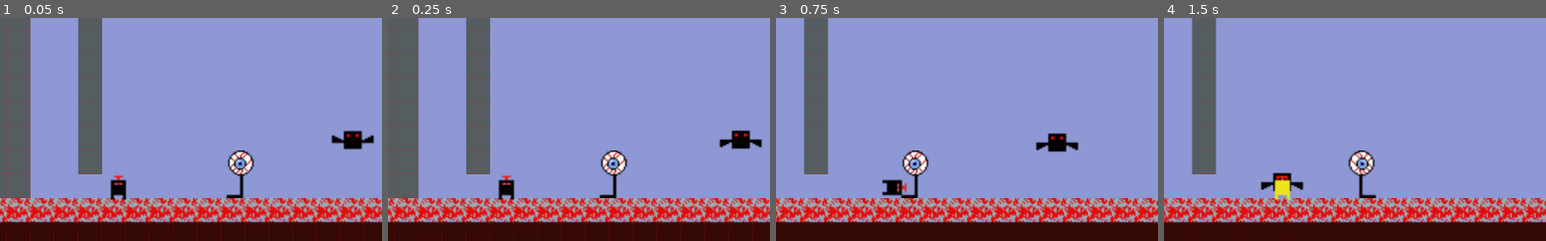
Above: before the commit, frames 1-4 (left to right).
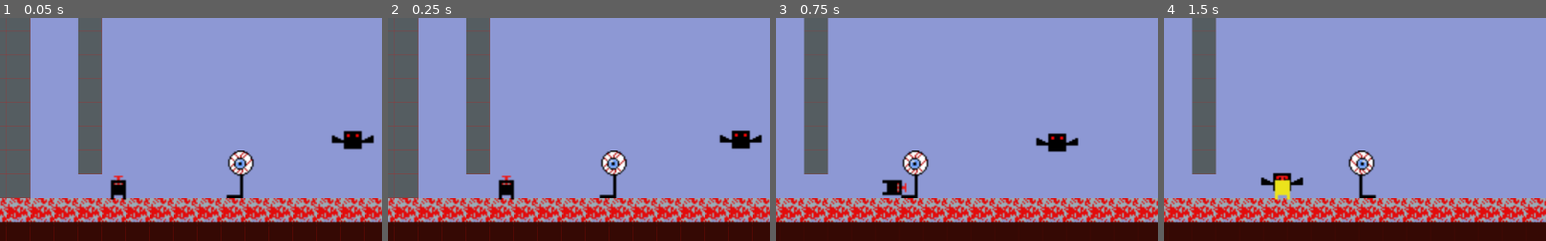
Above: after the commit, the same moments.

Repository: tompasini/Born4Lazers
Game: Godot game, scene res://Worlds/Red World/RedLevel1.tscn
Two runs of this game, one before a commit and one after it. Both use one fixed random seed, a clock stepped at 60 frames per second and the inputs below.
Inputs (mouse positions are % of the whole screen's width and height, from its top left):
- Up to frame 1 (0.05 s): no input
- Up to frame 2 (0.25 s): no input
- Up to frame 3 (0.75 s): move the mouse to (72, 45) at 0.52 s; hold D (right) from 0.53 s (still down); hold Shift (run) from 0.53 s (still down)
- Up to frame 4 (1.5 s): keep holding D (right); tap Space (jump) at 0.77 s; move the mouse to (30, 55) at 1.27 s; release Shift (run) at 1.28 s; click (30, 55) at 1.35 s
The pictures show only the part of the screen within x 34-84%, y 12-62%; the shares and areas given below are measured in that part.

Frame 1 is identical in both runs. In frame 2, 0.2% of the frame differs, in the area x 86-98%, y 52-59%; in frame 3, 0.2%; in frame 4, 0.2%.

Commit message:
red bat hitting, and taking damage

Diff:
--- a/Enemies/RedBat.tscn
+++ b/Enemies/RedBat.tscn
@@ -1,8 +1,9 @@
-[gd_scene load_steps=7 format=2]
+[gd_scene load_steps=9 format=2]
 
 [ext_resource path="res://Assets/Enemies/Bats/Red Bat.png" type="Texture" id=1]
 [ext_resource path="res://Scripts/RedBat.gd" type="Script" id=2]
 [ext_resource path="res://Assets/Enemies/Bats/Red Bat Flap.png" type="Texture" id=3]
+[ext_resource path="res://Assets/Enemies/Bats/Red Bat Hit.png" type="Texture" id=4]
 
 [sub_resource type="RectangleShape2D" id=2]
 extents = Vector2( 6, 6 )
@@ -18,10 +19,18 @@
 "loop": true,
 "name": "flap",
 "speed": 5.0
+}, {
+"frames": [ ExtResource( 4 ), ExtResource( 1 ), ExtResource( 4 ), ExtResource( 1 ) ],
+"loop": true,
+"name": "hit",
+"speed": 5.0
 } ]
 
 [sub_resource type="CircleShape2D" id=3]
 radius = 141.032
+
+[sub_resource type="RectangleShape2D" id=4]
+extents = Vector2( 7, 7 )
 
 [node name="RedBat" type="KinematicBody2D"]
 collision_layer = 16
@@ -33,7 +42,6 @@
 
 [node name="AnimatedSprite" type="AnimatedSprite" parent="."]
 frames = SubResource( 1 )
-animation = "flap"
 playing = true
 
 [node name="Timer" type="Timer" parent="."]
@@ -42,9 +50,18 @@
 autostart = true
 
 [node name="Area2D" type="Area2D" parent="."]
+visible = false
 collision_layer = 0
 
 [node name="CollisionShape2D" type="CollisionShape2D" parent="Area2D"]
 shape = SubResource( 3 )
 
+[node name="Body" type="Area2D" parent="."]
+collision_layer = 0
+collision_mask = 33
+
+[node name="CollisionShape2D" type="CollisionShape2D" parent="Body"]
+shape = SubResource( 4 )
+
 [connection signal="body_shape_entered" from="Area2D" to="." method="_on_Area2D_body_shape_entered"]
+[connection signal="body_entered" from="Body" to="." method="_on_Body_body_entered"]
--- a/Scripts/RedBat.gd
+++ b/Scripts/RedBat.gd
@@ -3,6 +3,8 @@
 var velocity = Vector2()
 
 var player_position = Vector2(0, 0)
+
+var life = 15
 
 enum STATES {UP, DOWN, IDLE, ATTACK}
 
@@ -44,3 +46,23 @@
 func _on_Area2D_body_shape_entered(body_rid, body, body_shape_index, local_shape_index):
 	_state = STATES.ATTACK
 	player_position = Vector2(body.position.x, body.position.y)
+
+
+func _on_Body_body_entered(body):
+	if(body.name == 'LZer'):
+		body.hurt()
+	elif(body.name == 'Laser'):
+		if(life):
+			$AnimatedSprite.play('hit')
+			body.queue_free()
+			life -= GlobalVariables.laser_damage
+		if(!life):
+			remove_collisions()
+			queue_free()
+			GlobalVariables.update_score((GlobalVariables.score + 150))
+
+func remove_collisions():
+	set_collision_layer_bit(4, false)
+	set_collision_mask_bit(0, false)
+	$Body.set_collision_mask_bit(5, false)
+	$Body.set_collision_mask_bit(0, false)
Binary file added: Assets/Enemies/Bats/Red Bat Hit.png
Not shown, added: Assets/Enemies/Bats/Red Bat Hit.png.import
